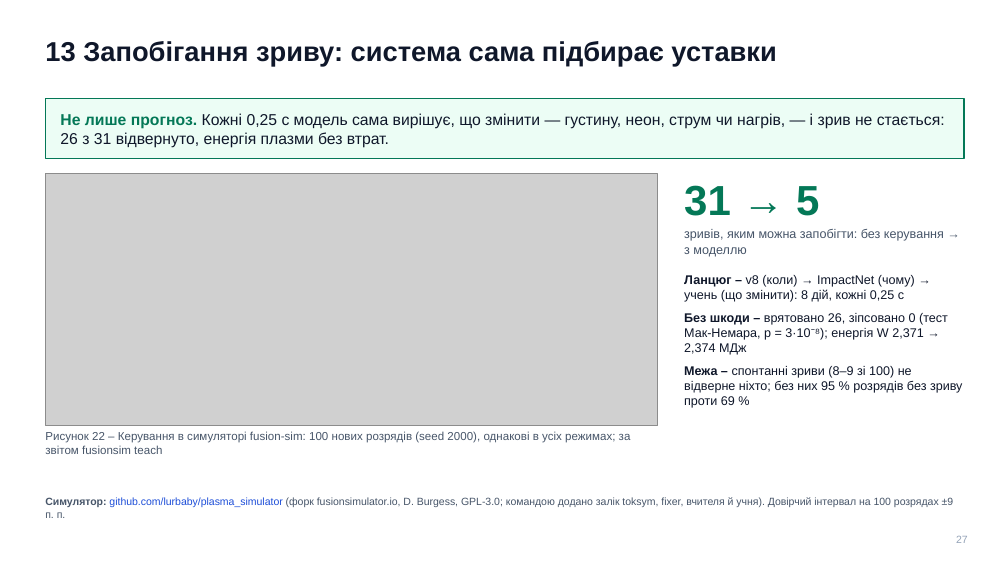
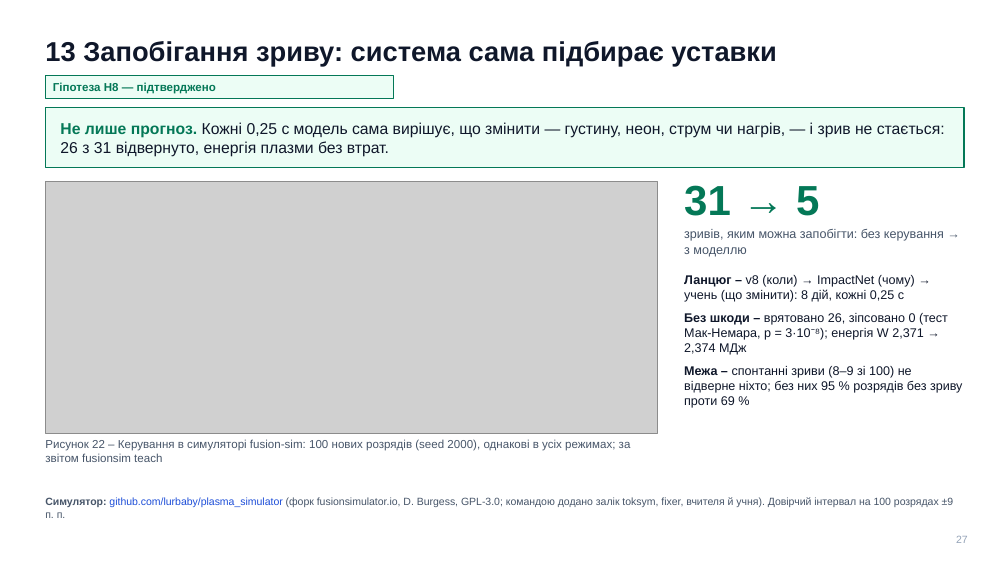
Before and after one commit to llllenah/plasma-disruption-prediction, a slide deck: slide 27 of docs/presentation.pptx. Drawn at 1008x567 pixels with LibreOffice and Linux fonts; fonts in the diff are those of the drawing; grey boxes stand for pictures. Boxes give left, top, right and bottom in pixels: in the first picture for what was removed or moved away, otherwise in the second. Text is boxed around its words. In the diff, an @@ line names an element or a change of style, - is before the commit and + after.

```diff
--- a/docs/presentation.pptx
+++ b/docs/presentation.pptx
@@ rectangle added at [45, 76, 393, 98], fill #ECFDF5, outline #047857 0.75 pt @@
@@ text added at [53, 82, 216, 94], 11 pt, text #047857, bold @@
+Гіпотеза H8 — підтверджено
@@ rectangle: place and size @@
-rectangle at [45, 98, 964, 159]
+rectangle at [45, 107, 964, 168]
@@ text "Не лише прогноз. Кожні 0,25 ...": place and size @@
-text "Не лише прогноз. Кожні 0,25 ..." at [60, 113, 945, 148]
+text "Не лише прогноз. Кожні 0,25 ..." at [60, 122, 945, 157]
@@ picture: place and size @@
-picture at [45, 174, 658, 426]
+picture at [45, 181, 658, 433]
@@ text "Рисунок 22 – Керування в ...": place and size @@
-text "Рисунок 22 – Керування в ..." at [45, 431, 631, 454]
+text "Рисунок 22 – Керування в ..." at [45, 439, 631, 462]
```
Also in this commit, not shown: 7 other slides changed, 1 other file.
